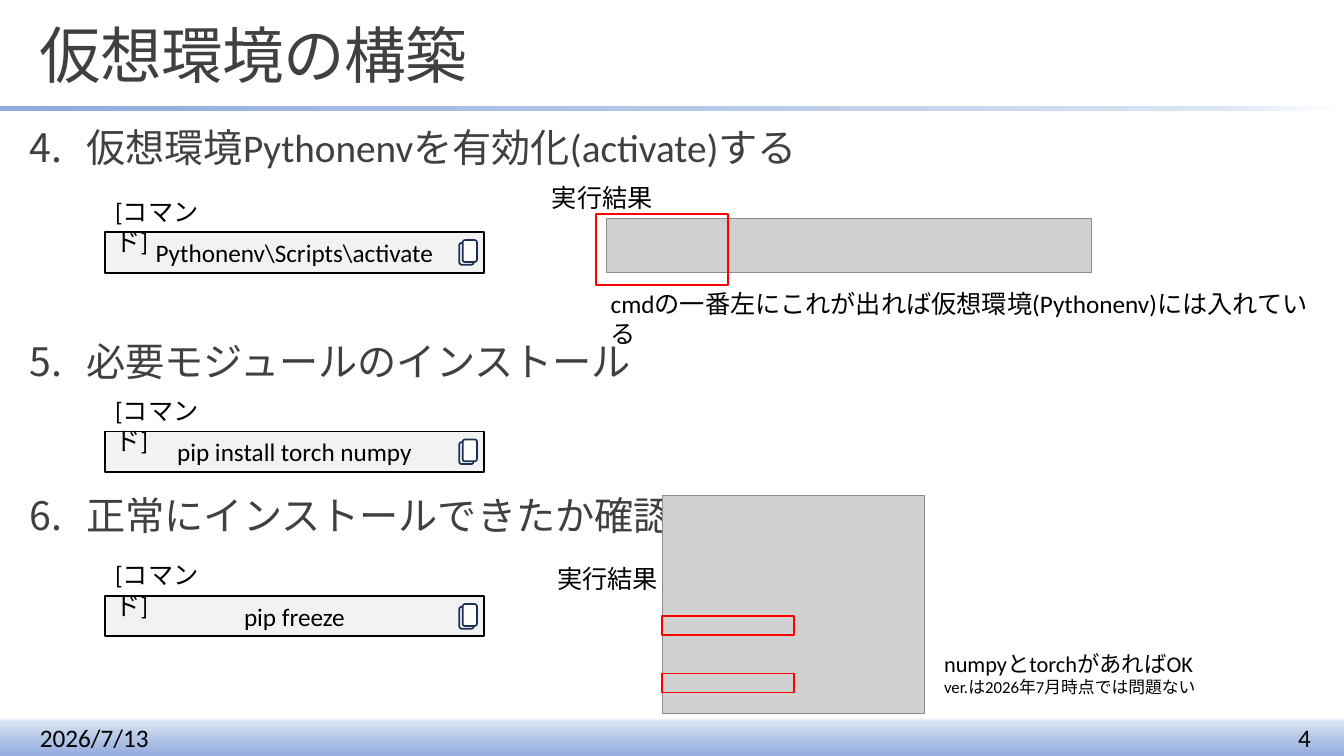
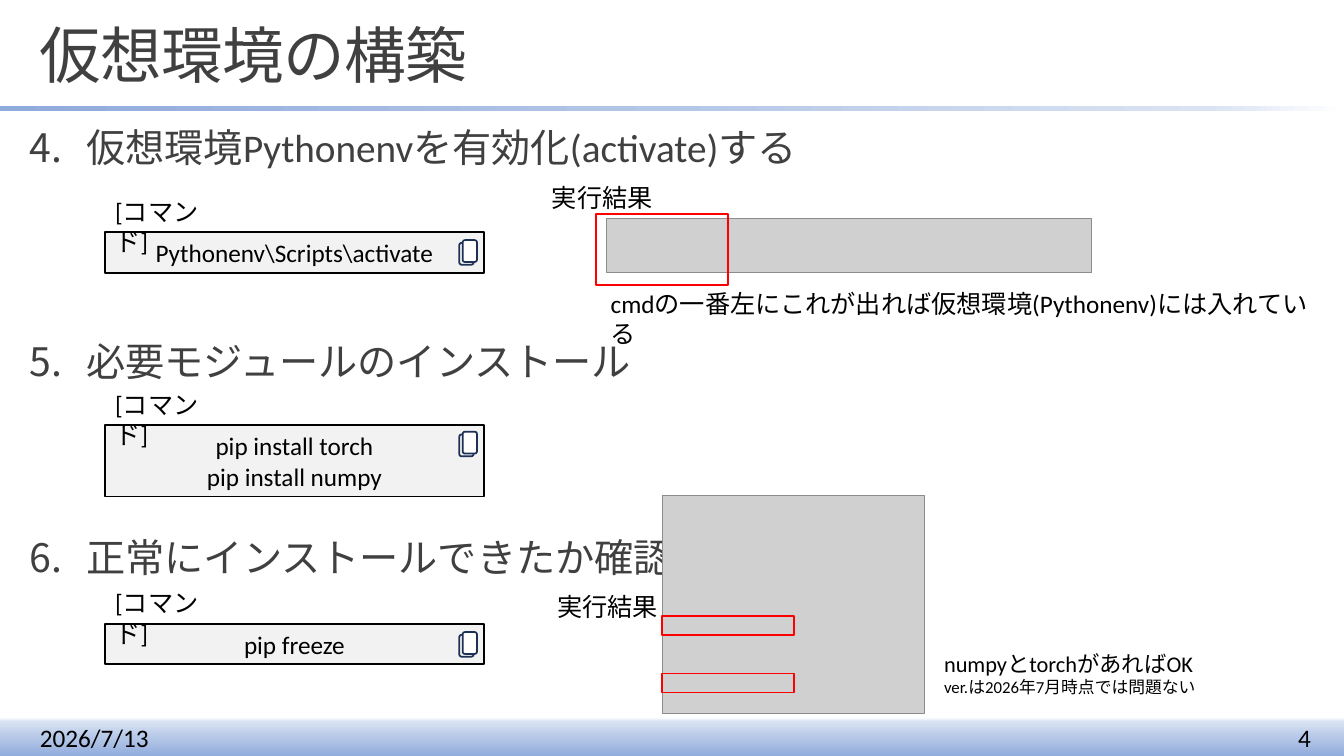
Before and after one commit to acsl-tcu/common_matlab, a slide deck: slide 4 of controller/NNMEC/Readme4PythonNNMEC.pptx. Drawn at 1344x756 pixels with LibreOffice and Linux fonts; fonts in the diff are those of the drawing; grey boxes stand for pictures. Boxes give left, top, right and bottom in pixels: in the first picture for what was removed or moved away, otherwise in the second. Text is boxed around its words. In the diff, an @@ line names an element or a change of style, - is before the commit and + after.

```diff
--- a/controller/NNMEC/Readme4PythonNNMEC.pptx
+++ b/controller/NNMEC/Readme4PythonNNMEC.pptx
@@ text "仮想環境Pythonenvを有効化(activate)する" rewrapped from <box>86,129,796,541</box> to <box>86,129,796,583</box> @@
@@ text "[コマンド]": place and size @@
-text "[コマンド]" at <box>115,401,198,454</box>
+text "[コマンド]" at <box>115,395,198,448</box>
@@ rectangle "pip install torch": place and size @@
-rectangle "pip install torch" at <box>105,432,485,472</box>
+rectangle "pip install torch" at <box>105,425,485,497</box>
@@ text in rectangle at <box>207,437,382,490</box>: text changed @@
-pip install torch numpy
+pip install torch
+pip install numpy
@@ rounded rectangle: place and size @@
-rounded rectangle at <box>460,443,474,465</box>
+rounded rectangle at <box>460,435,474,457</box>
@@ rounded rectangle: place and size @@
-rounded rectangle at <box>463,440,477,462</box>
+rounded rectangle at <box>463,432,477,454</box>
@@ text "実行結果": place and size @@
-text "実行結果" at <box>557,566,658,590</box>
+text "実行結果" at <box>557,594,658,618</box>
@@ 2 rounded rectangles, 1 rectangle, 1 text: place and size @@
-2 rounded rectangles, 1 rectangle, 1 text at <box>105,565,485,636</box>
+2 rounded rectangles, 1 rectangle, 1 text at <box>105,593,485,664</box>
```
